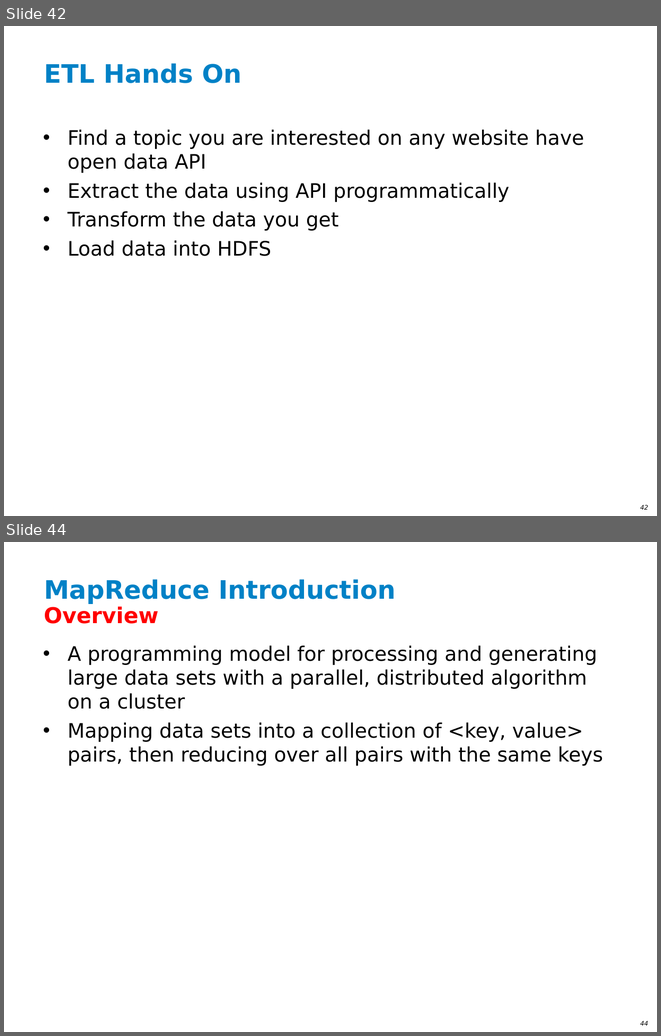
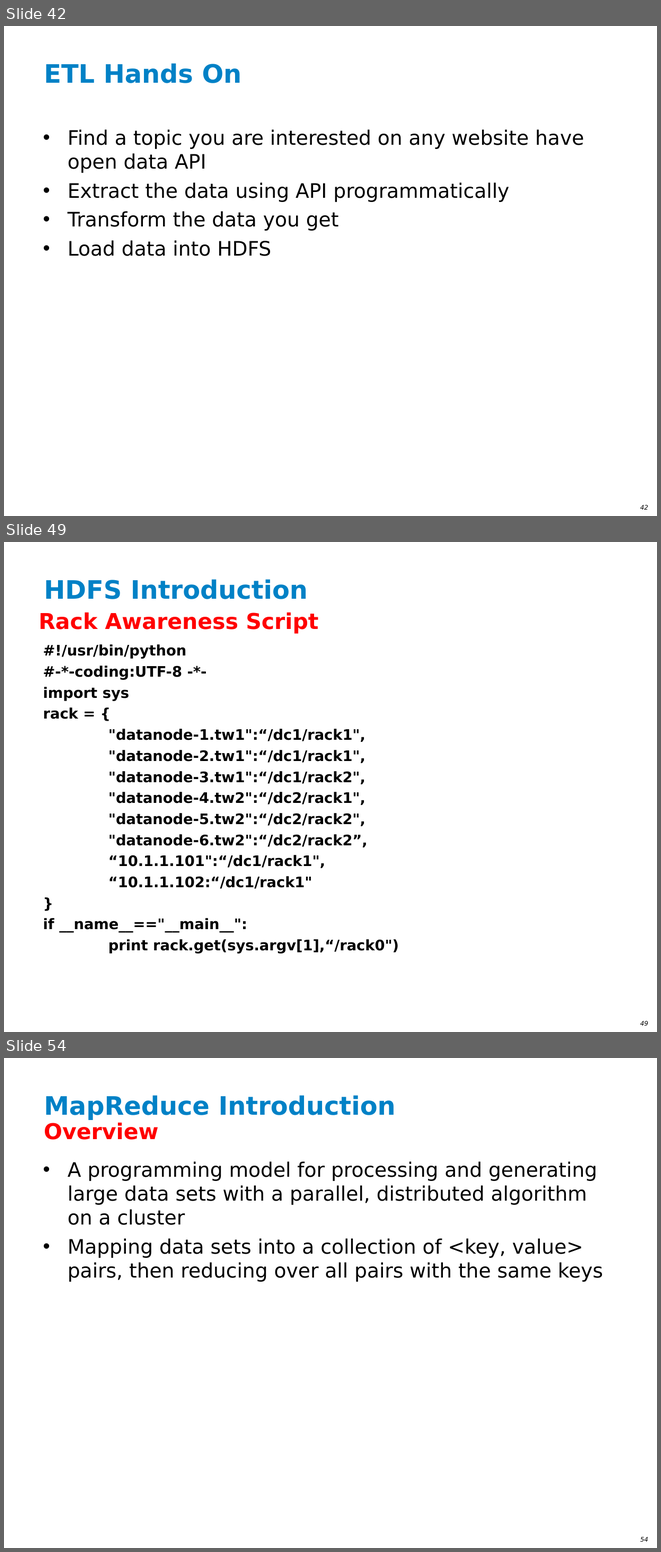
Before and after one commit to ianlin/small-data, a slide deck: training/III_Hadoop_20140607.ppt. Shown one above the other, each under a label of ours: slides 42 and 44 before the commit, slides 42, 49 and 54 after it; the slides between them are not shown. The pictures are 661x1036 and 661x1552 pixels, drawn with LibreOffice and Linux fonts; fonts in the diff are those of the drawing; background and template pictures are left out. Boxes give left, top, right and bottom in pixels: in the first picture for what was removed or moved away, otherwise in the second. Text is boxed around its words. In the diff, an @@ line names an element or a change of style, - is before the commit and + after.

```diff
--- a/training/III_Hadoop_20140607.ppt
+++ b/training/III_Hadoop_20140607.ppt
@@ slide 49 added at [4, 542, 657, 1032], background #FFFFFF; not listed: 1 template element that a slide beside it also shows @@
@@ title added at [44, 579, 308, 599], 28 pt, text #0081C6, bold @@
+HDFS Introduction
@@ text added at [38, 612, 318, 634], 24 pt, text #FF0000, bold @@
+Rack Awareness Script
@@ text added at [43, 644, 399, 953], 16 pt, text #000000, bold @@
+#!/usr/bin/python
+#-*-coding:UTF-8 -*-
+import sys
+rack = {
+"datanode-1.tw1":“/dc1/rack1",
+"datanode-2.tw1":“/dc1/rack1",
+"datanode-3.tw1":“/dc1/rack2",
+"datanode-4.tw2":“/dc2/rack1",
+"datanode-5.tw2":“/dc2/rack2",
+"datanode-6.tw2":“/dc2/rack2”,
+“10.1.1.101":“/dc1/rack1",
+“10.1.1.102:“/dc1/rack1"
+}
+if __name__=="__main__":
+print rack.get(sys.argv[1],“/rack0")
@@ what was slide 44 is now slide 54 @@
@@ page number at [640, 1537, 648, 1541]: text changed @@
-44
+54
```
Also in this commit, not shown: 11 slides changed, 9 other slides added.
